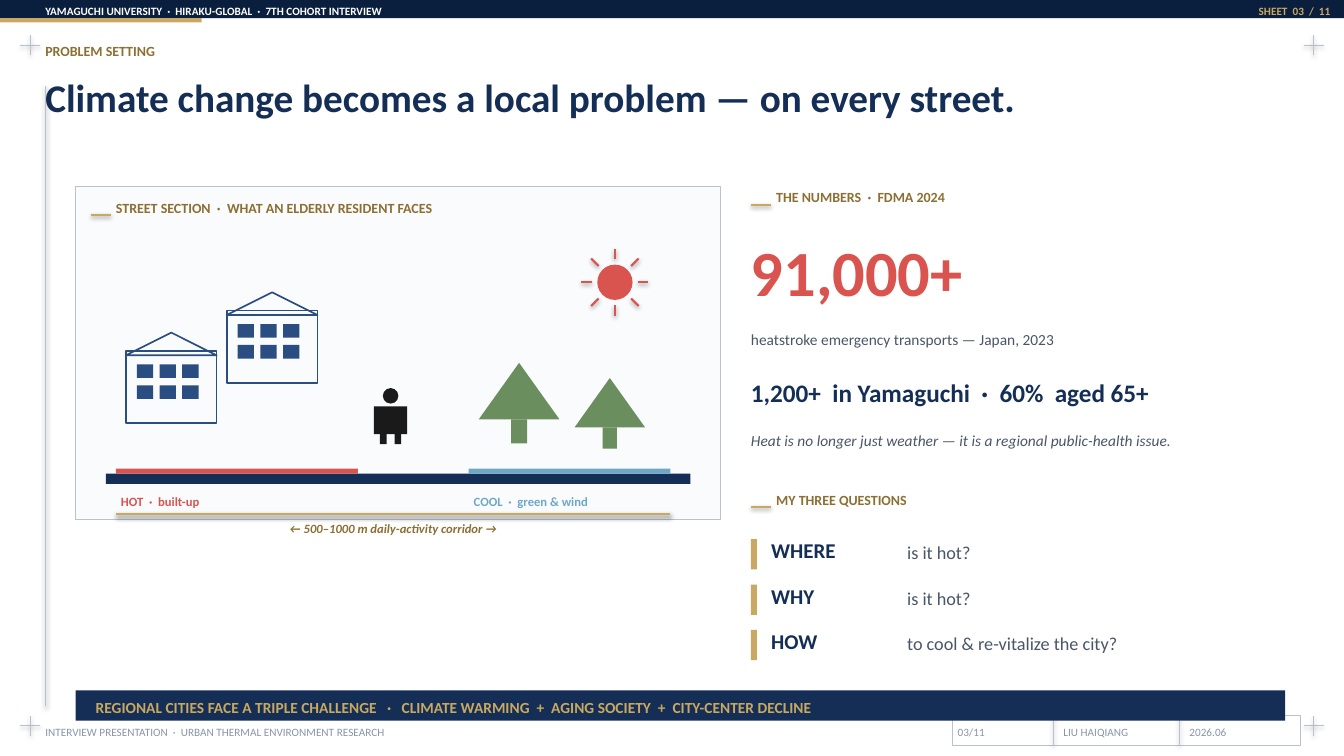
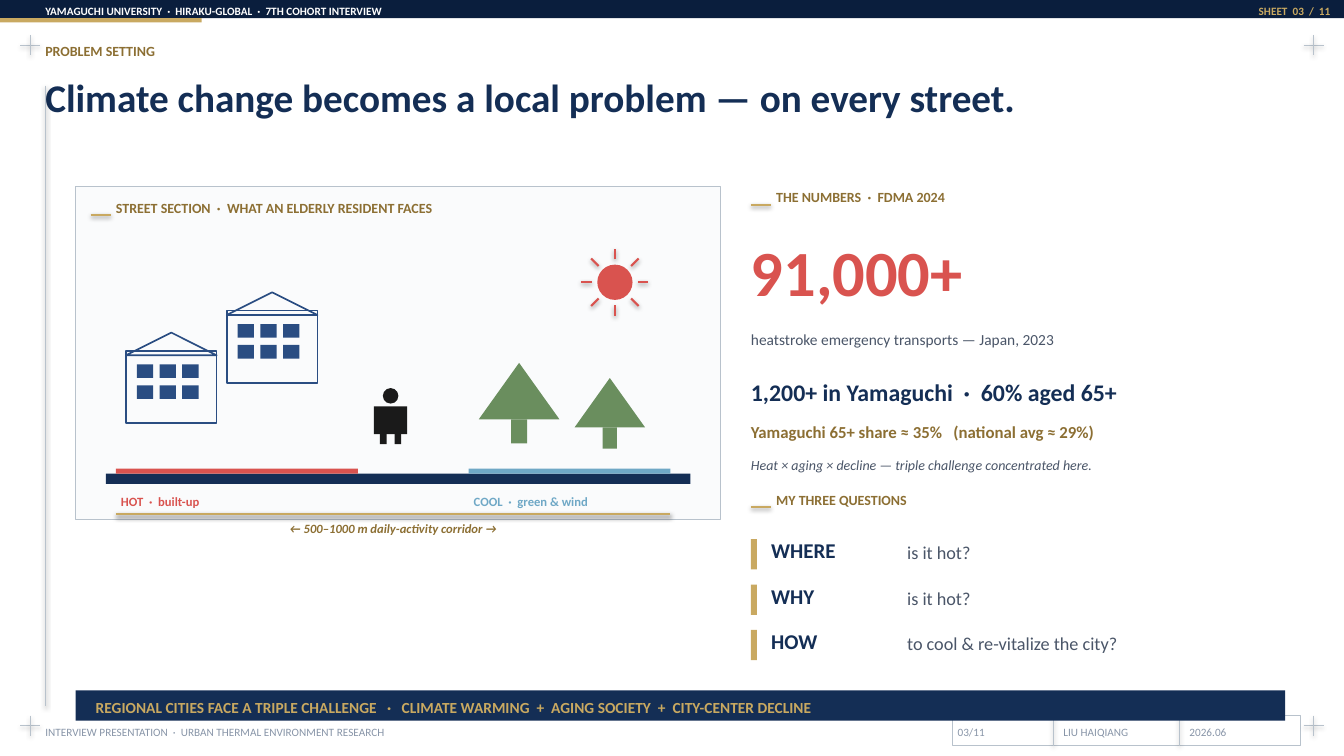
Before and after one commit to dasjkdhas/academic-research-skills, a slide deck: slide 3 of interview_materials/HIRAKU_Global_Interview_Liu.pptx. Drawn at 1344x756 pixels with LibreOffice and Linux fonts; fonts in the diff are those of the drawing. Boxes give left, top, right and bottom in pixels: in the first picture for what was removed or moved away, otherwise in the second. Text is boxed around its words. In the diff, an @@ line names an element or a change of style, - is before the commit and + after.

```diff
--- a/interview_materials/HIRAKU_Global_Interview_Liu.pptx
+++ b/interview_materials/HIRAKU_Global_Interview_Liu.pptx
@@ text "1,200+ in Yamaguchi · 60% ..." at <box>751,384,1117,405</box>: size 18 to 17 pt @@
@@ text at <box>751,425,1093,441</box>: text changed; size 11 to 12 pt; text colour #4A5568 to #8C6F33; bold on; italic off @@
-Heat is no longer just weather — it is a regional public-health issue.
+Yamaguchi 65+ share ≈ 35% (national avg ≈ 29%)
@@ text added at <box>751,460,1092,473</box>, 10 pt, text #4A5568, italic @@
+Heat × aging × decline — triple challenge concentrated here.
```
Also in this commit, not shown: 5 other slides changed, 1 other file.
